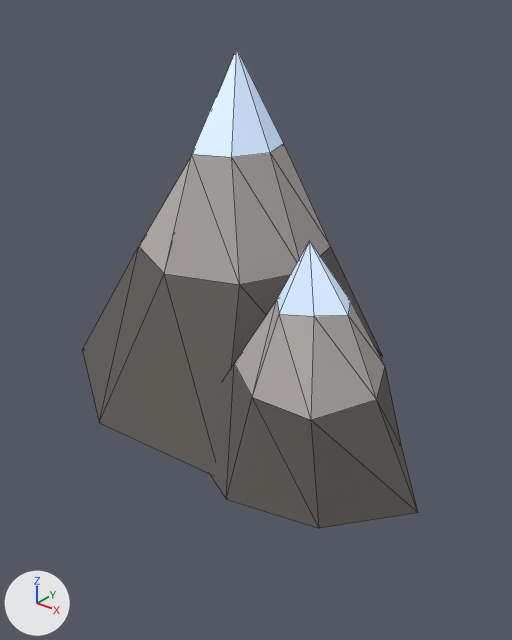
Renders of the glTF model public/assets/3d/props/mountain-1.glb from each side of a commit.
The view is the same before and after, from a 50 mm lens placed at (2.01, -2.54, 2.0), pointed at (0.06, -0.1, 0.49). Arrows for +X, +Y and +Z are at lower left; the lights stay in place. The picture after the commit comes second. Mesh edges are drawn as thin lines. Vertices at exactly the same position are counted once.

Before the edit, the objects in view are built like this:
```python
me_mountain_1 = bpy.data.meshes.new('mountain-1')
me_mountain_1.from_pydata(...)  # 46 vertices, 84 faces; spans x -1.12..1.1, y -0.76..1.02, z 0.0..1.7
# faces by material slot: [42, 28, 14]
me_mountain_1.materials.append(mat_mtn_l_1)  # dark grey #615d59
me_mountain_1.materials.append(mat_mtn_u_1)  # grey #b5afac
me_mountain_1.materials.append(mat_mtn_s_1)  # pale blue #e1eff9, glowing blue #506a90
ob_mountain_1 = bpy.data.objects.new('mountain-1', me_mountain_1)
ob_mountain_1.location = (0.0, 0.0, 0.0)
```
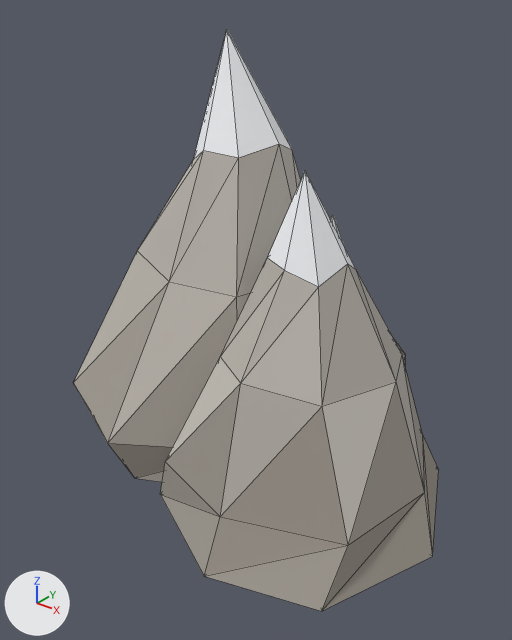
What differs and where, as boxes [x1, y1, x2, y2] in the pictures (512 x 640 px):
'mountain-1', reshaped, recoloured (9% wider, 21% taller): before [82, 49, 418, 528]; after [73, 30, 439, 611]
part 1 of me_mountain_1, rebuilt: before [82, 49, 383, 473]; after [73, 30, 301, 482]
part 2 of me_mountain_1, rebuilt: before [209, 241, 418, 528]; after [160, 171, 439, 611]
part 3 of me_mountain_1, added (mostly hidden): after [330, 215, 406, 367]

Edits to the bpy script that builds the scene:
```text
Add mat_mountain_1_mat:
    mat_mountain_1_mat = bpy.data.materials.new('mountain-1-mat')
    mat_mountain_1_mat.use_nodes = True; mat_mountain_1_mat.node_tree.nodes.clear()
    _N = mat_mountain_1_mat.node_tree.nodes; _L = mat_mountain_1_mat.node_tree.links
    n0 = _N.new('ShaderNodeBsdfPrincipled'); n0.name = 'Principled BSDF'
    n0.inputs[1].default_value = 0.02  # 'Metallic'
    n0.inputs[2].default_value = 0.88  # 'Roughness'
    n1 = _N.new('ShaderNodeOutputMaterial'); n1.name = 'Material Output'
    n2 = _N.new('ShaderNodeVertexColor'); n2.name = 'Color Attribute'
    _L.new(n0.outputs[0], n1.inputs[0])  # 'BSDF' to 'Surface'
    _L.new(n2.outputs[0], n0.inputs[0])  # 'Color' to 'Base Color'
Change me_mountain_1:
    used by ob_mountain_1; location = (0.0, 0.0, 0.0)
    remove me_mountain_1.from_pydata(...)  # 46 vertices, 84 faces; spans x -1.12..1.1, y -0.76..1.02, z 0.0..1.7
    remove me_mountain_1.materials.append(mat_mtn_l_1)  # dark grey #615d59
    remove me_mountain_1.materials.append(mat_mtn_u_1)  # grey #b5afac
    remove me_mountain_1.materials.append(mat_mtn_s_1)  # pale blue #e1eff9, glowing blue #506a90
    add me_mountain_1.from_pydata(...)  # 102 vertices, 192 faces; spans x -1.18..1.17, y -0.98..1.05, z -0.22..1.78
    me_mountain_1 part 1: the loose piece of 23 vertices spanning x -1.12..0.59, y -0.72..1.02, z 0.0..1.7 is rebuilt with 34 vertices and now spans x -1.18..0.7, y -0.8..1.05, z -0.22..1.78, in mat_mountain_1_mat
    me_mountain_1 part 2: the loose piece of 23 vertices spanning x -0.02..1.1, y -0.76..0.2, z 0.0..1.05 is rebuilt with 34 vertices and now spans x -0.22..1.17, y -0.98..0.43, z -0.22..1.32, in mat_mountain_1_mat
    me_mountain_1 part 3: a new loose piece of 34 vertices spanning x -0.5..0.61, y -0.03..0.95, z -0.22..0.88, in mat_mountain_1_mat
    add me_mountain_1.materials.append(mat_mountain_1_mat)
```
